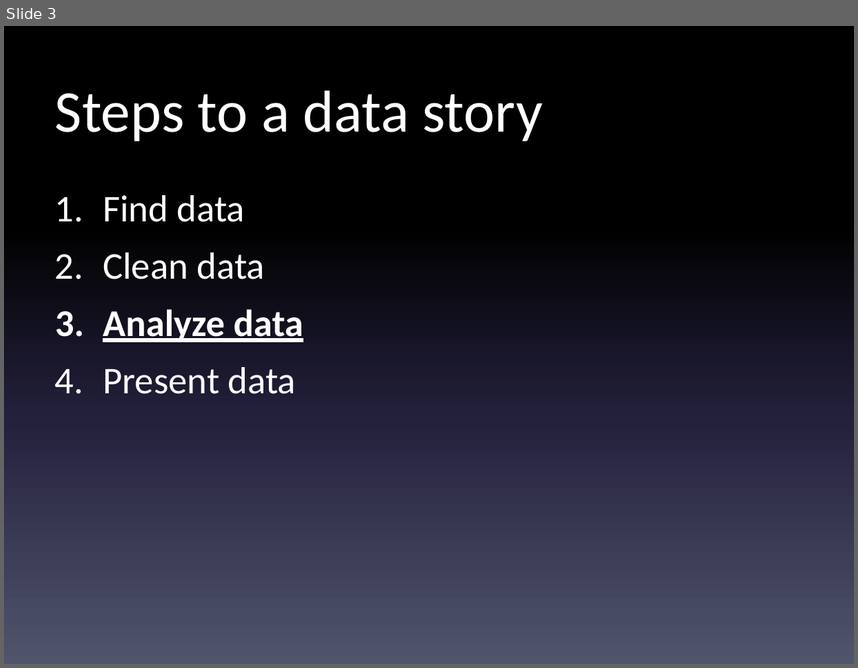
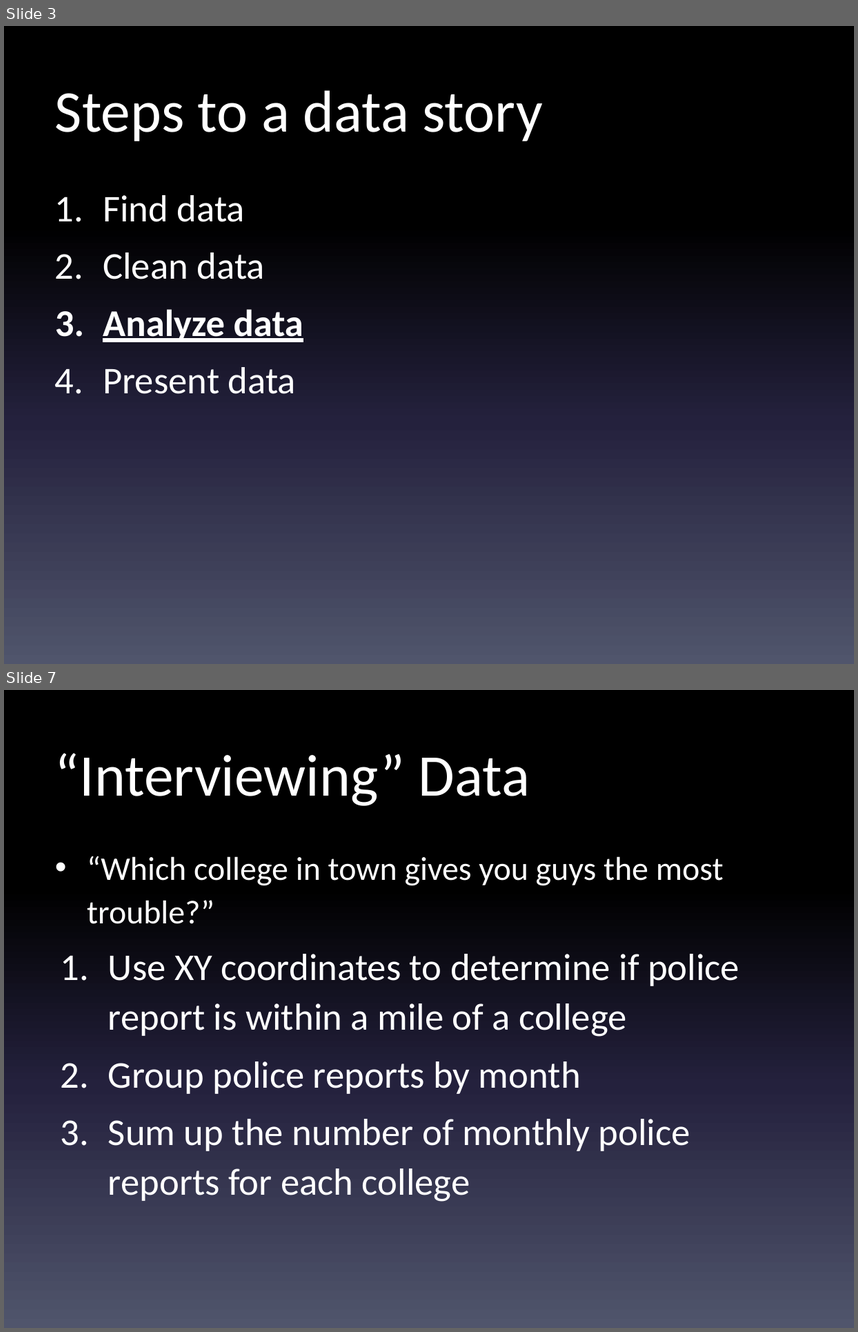
Before and after one commit to shmcminn/digitalframeworks-spring19, a slide deck: class5/digitalframeworks-5.pptx. Shown one above the other, each under a label of ours: slide 3 before the commit, slides 3 and 7 after it; the slides between them are not shown. The pictures are 858x668 and 858x1332 pixels, drawn with LibreOffice and Linux fonts; fonts in the diff are those of the drawing. Boxes give left, top, right and bottom in pixels: in the first picture for what was removed or moved away, otherwise in the second. Text is boxed around its words. In the diff, an @@ line names an element or a change of style, - is before the commit and + after.

```diff
--- a/class5/digitalframeworks-5.pptx
+++ b/class5/digitalframeworks-5.pptx
@@ slide 7 added at [4, 690, 854, 1328], background gradient #000000 to #24213E to #51566D @@
@@ title added at [55, 753, 530, 806], 50 pt, text #FFFFFF @@
+“Interviewing” Data
@@ text added at [87, 856, 740, 1201], 32 pt, text #FFFFFF @@
+  • “Which college in town gives you guys the most trouble?”
+1. Use XY coordinates to determine if police report is within a mile of a college
+2. Group police reports by month
+3. Sum up the number of monthly police reports for each college
```
Also in this commit, not shown: 1 slide changed, 14 other slides added, 6 other files.
